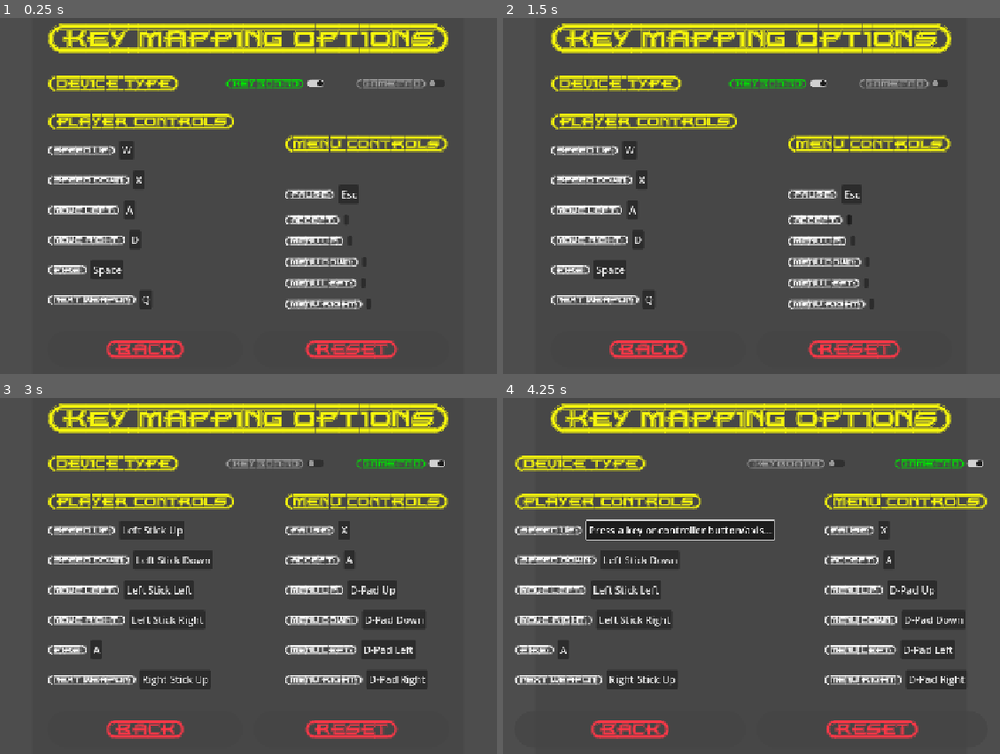
Above: before the commit, frames 1-4 (two rows, left to right).
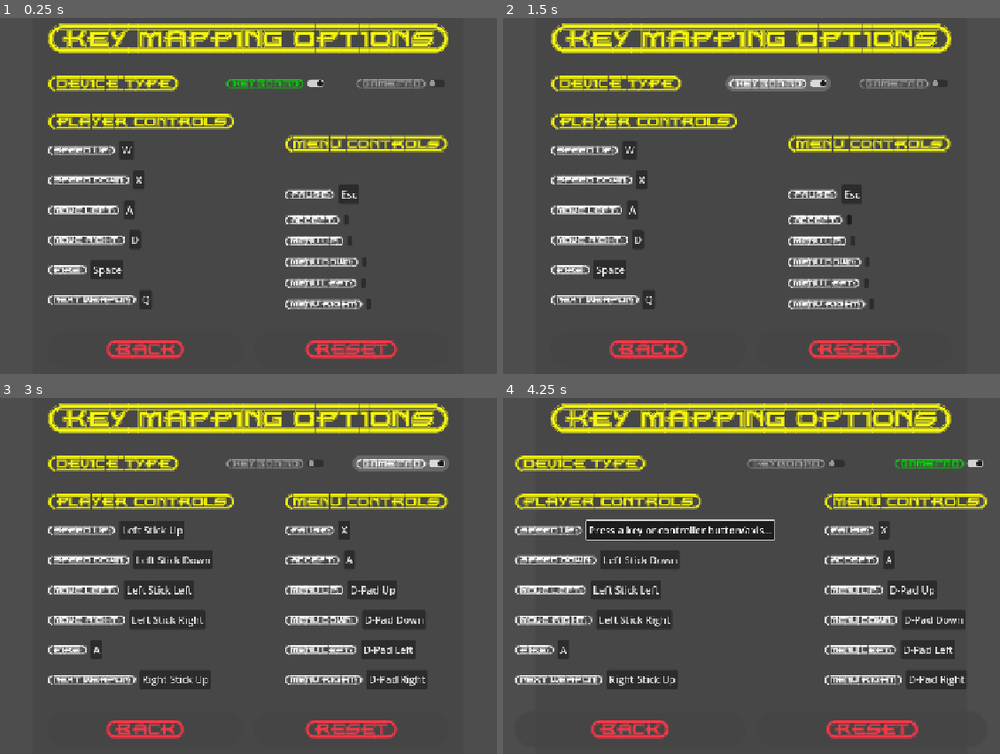
Above: after the commit, the same moments.

Repository: ikostan/SkyLockAssault
Game: Godot game, scene res://scenes/key_mapping_menu.tscn
Two runs of this game, one before a commit and one after it. Both use one fixed random seed, a clock stepped at 60 frames per second and the inputs below. This scene is started directly instead of the project's main scene. Video files are missing from this copy of the repository; at most half a second of black plays in their place. Sound files missing from this copy of the repository are replaced by a short silence.
Inputs (mouse positions are in pixels of both pictures, inside the frame that each line leads up to):
- Up to frame 1 (0.25 s): no input
- Up to frame 2 (1.5 s): click (850, 220) at 0.5 s; click "{KEYBOARD}" at 1.25 s
- Up to frame 3 (3 s): click (347, 600) at 2 s; click "{GAMEPAD}" at 2.75 s
- Up to frame 4 (4.25 s): click "Left Stick Up" at 3.5 s

The runs differ from the first frame. In frame 2, 0.8% of the frame differs, in the area x 44-66%, y 16-21%; in frame 3, 0.8%; in frame 4, nothing differs.

Commit message:
Enable Keyboard & D-Pad Navigation for Key Mapping Settings
[FEATURE] Enable D-Pad Navigation for Key Mapping Settings #407
[FEATURE] Enable Keyboard Navigation for Key Mapping Settings #406

Diff:
--- a/scenes/key_mapping_menu.tscn
+++ b/scenes/key_mapping_menu.tscn
@@ -11,9 +11,19 @@
 corner_radius_bottom_right = 20
 corner_radius_bottom_left = 20
 
-[sub_resource type="StyleBoxEmpty" id="StyleBoxEmpty_5b0ek"]
-
-[sub_resource type="StyleBoxEmpty" id="StyleBoxEmpty_312xi"]
+[sub_resource type="StyleBoxFlat" id="StyleBoxFlat_4k3vu"]
+bg_color = Color(0.6, 0.6, 0.6, 0.39215687)
+corner_radius_top_left = 40
+corner_radius_top_right = 40
+corner_radius_bottom_right = 40
+corner_radius_bottom_left = 40
+
+[sub_resource type="StyleBoxFlat" id="StyleBoxFlat_mxrmg"]
+bg_color = Color(0.6, 0.6, 0.6, 0.39215687)
+corner_radius_top_left = 40
+corner_radius_top_right = 40
+corner_radius_bottom_right = 40
+corner_radius_bottom_left = 40
 
 [sub_resource type="StyleBoxFlat" id="StyleBoxFlat_tmees"]
 bg_color = Color(0.2627451, 0.2627451, 0.2627451, 0.5882353)
@@ -36,7 +46,13 @@
 corner_radius_bottom_left = 40
 shadow_size = 5
 
-[sub_resource type="StyleBoxEmpty" id="StyleBoxEmpty_7mufp"]
+[sub_resource type="StyleBoxFlat" id="StyleBoxFlat_rhvir"]
+bg_color = Color(0.53333336, 0.6666667, 0.98039216, 0.3137255)
+corner_radius_top_left = 40
+corner_radius_top_right = 40
+corner_radius_bottom_right = 40
+corner_radius_bottom_left = 40
+shadow_size = 5
 
 [sub_resource type="StyleBoxFlat" id="StyleBoxFlat_5b0ek"]
 bg_color = Color(0.2627451, 0.2627451, 0.2627451, 0.5882353)
@@ -60,7 +76,13 @@
 corner_radius_bottom_left = 40
 shadow_size = 5
 
-[sub_resource type="StyleBoxEmpty" id="StyleBoxEmpty_rhvir"]
+[sub_resource type="StyleBoxFlat" id="StyleBoxFlat_hh2p6"]
+bg_color = Color(0.53333336, 0.6666667, 0.98039216, 0.3137255)
+corner_radius_top_left = 40
+corner_radius_top_right = 40
+corner_radius_bottom_right = 40
+corner_radius_bottom_left = 40
+shadow_size = 5
 
 [node name="KeyMappingMenu" type="CanvasLayer"]
 script = ExtResource("1_5b0ek")
@@ -121,15 +143,15 @@
 layout_mode = 2
 size_flags_horizontal = 6
 tooltip_text = "Keyboard"
+focus_neighbor_right = NodePath("../Gamepad")
+focus_neighbor_bottom = NodePath("../../KeyMapContainer/PlayerKeyMap/KeyMappingSpeedUp/SpeedUpInputRemap")
+focus_next = NodePath("../../KeyMapContainer/PlayerKeyMap/KeyMappingSpeedUp/SpeedUpInputRemap")
 theme_override_colors/font_color = Color(0.60784316, 0.60784316, 0.60784316, 1)
-theme_override_colors/font_focus_color = Color(0.60784316, 0.60784316, 0.60784316, 0.92156863)
-theme_override_colors/font_pressed_color = Color(0, 0.8784314, 0.007843138, 1)
-theme_override_colors/font_hover_color = Color(0.60784316, 0.60784316, 0.60784316, 0.92156863)
-theme_override_colors/font_hover_pressed_color = Color(0, 0.8784314, 0.007843138, 0.9019608)
+theme_override_colors/font_pressed_color = Color(0, 0.8784314, 0.007843138, 0.9019608)
 theme_override_colors/font_disabled_color = Color(0.60784316, 0.60784316, 0.60784316, 1)
 theme_override_fonts/font = ExtResource("1_rbr5m")
 theme_override_font_sizes/font_size = 20
-theme_override_styles/focus = SubResource("StyleBoxEmpty_5b0ek")
+theme_override_styles/focus = SubResource("StyleBoxFlat_4k3vu")
 button_pressed = true
 text = "{KEYBOARD}"
 
@@ -137,15 +159,16 @@
 layout_mode = 2
 size_flags_horizontal = 8
 tooltip_text = "Gamepad"
+focus_neighbor_left = NodePath("../Keyboard")
+focus_neighbor_bottom = NodePath("../../KeyMapContainer/MenuKeyMap/KeyMappingPause/PauseInputRemap")
+focus_next = NodePath("../../KeyMapContainer/MenuKeyMap/KeyMappingPause/PauseInputRemap")
+focus_previous = NodePath("../Keyboard")
 theme_override_colors/font_color = Color(0.60784316, 0.60784316, 0.60784316, 1)
-theme_override_colors/font_focus_color = Color(0.60784316, 0.60784316, 0.60784316, 0.92156863)
 theme_override_colors/font_pressed_color = Color(0, 0.8784314, 0.007843138, 1)
-theme_override_colors/font_hover_color = Color(0.60784316, 0.60784316, 0.60784316, 0.92156863)
-theme_override_colors/font_hover_pressed_color = Color(0, 0.8784314, 0.007843138, 0.9019608)
 theme_override_colors/font_disabled_color = Color(0.60784316, 0.60784316, 0.60784316, 1)
 theme_override_fonts/font = ExtResource("1_rbr5m")
 theme_override_font_sizes/font_size = 20
-theme_override_styles/focus = SubResource("StyleBoxEmpty_312xi")
+theme_override_styles/focus = SubResource("StyleBoxFlat_mxrmg")
 text = "{GAMEPAD}"
 
 [node name="KeyMapContainer" type="HBoxContainer" parent="Panel/Options"]
@@ -181,6 +204,10 @@
 [node name="SpeedUpInputRemap" type="Button" parent="Panel/Options/KeyMapContainer/PlayerKeyMap/KeyMappingSpeedUp"]
 layout_direction = 3
 layout_mode = 2
+focus_neighbor_top = NodePath("../../../../DeviceTypeContainer/Keyboard")
+focus_neighbor_right = NodePath("../../../MenuKeyMap/KeyMappingPause/PauseInputRemap")
+focus_neighbor_bottom = NodePath("../../KeyMappingSpeedDown/SpeedDownInputRemap")
+focus_next = NodePath("../../KeyMappingSpeedDown/SpeedDownInputRemap")
 theme_override_font_sizes/font_size = 18
 script = ExtResource("2_5b0ek")
 action = "speed_up"
@@ -198,6 +225,11 @@
 
 [node name="SpeedDownInputRemap" type="Button" parent="Panel/Options/KeyMapContainer/PlayerKeyMap/KeyMappingSpeedDown"]
 layout_mode = 2
+focus_neighbor_top = NodePath("../../KeyMappingSpeedUp/SpeedUpInputRemap")
+focus_neighbor_right = NodePath("../../../MenuKeyMap/KeyMappingAccept/AcceptInputRemap")
+focus_neighbor_bottom = NodePath("../../KeyMappingLeft/LeftInputRemap")
+focus_next = NodePath("../../KeyMappingLeft/LeftInputRemap")
+focus_previous = NodePath("../../KeyMappingSpeedUp/SpeedUpInputRemap")
 theme_override_font_sizes/font_size = 18
 script = ExtResource("2_5b0ek")
 action = "speed_down"
@@ -215,6 +247,11 @@
 
 [node name="LeftInputRemap" type="Button" parent="Panel/Options/KeyMapContainer/PlayerKeyMap/KeyMappingLeft"]
 layout_mode = 2
+focus_neighbor_left = NodePath("../../../MenuKeyMap/KeyMappingMenuUp/MenuUpInputRemap")
+focus_neighbor_top = NodePath("../../KeyMappingSpeedDown/SpeedDownInputRemap")
+focus_neighbor_bottom = NodePath("../../KeyMappingRight/RightInputRemap")
+focus_next = NodePath("../../KeyMappingRight/RightInputRemap")
+focus_previous = NodePath("../../KeyMappingSpeedDown/SpeedDownInputRemap")
 theme_override_font_sizes/font_size = 18
 script = ExtResource("2_5b0ek")
 action = "move_left"
@@ -232,6 +269,11 @@
 
 [node name="RightInputRemap" type="Button" parent="Panel/Options/KeyMapContainer/PlayerKeyMap/KeyMappingRight"]
 layout_mode = 2
+focus_neighbor_top = NodePath("../../KeyMappingLeft/LeftInputRemap")
+focus_neighbor_right = NodePath("../../../MenuKeyMap/KeyMappingMenuDown/MenuDownInputRemap")
+focus_neighbor_bottom = NodePath("../../KeyMappingFire/FireInputRemap")
+focus_next = NodePath("../../KeyMappingFire/FireInputRemap")
+focus_previous = NodePath("../../KeyMappingLeft/LeftInputRemap")
 theme_override_font_sizes/font_size = 18
 script = ExtResource("2_5b0ek")
 action = "move_right"
@@ -249,6 +291,11 @@
 
 [node name="FireInputRemap" type="Button" parent="Panel/Options/KeyMapContainer/PlayerKeyMap/KeyMappingFire"]
 layout_mode = 2
+focus_neighbor_top = NodePath("../../KeyMappingRight/RightInputRemap")
+focus_neighbor_right = NodePath("../../../MenuKeyMap/KeyMappingMenuLeft/MenuLeftInputRemap")
+focus_neighbor_bottom = NodePath("../../KeyMappingNextWeapon/NextWeaponInputRemap")
+focus_next = NodePath("../../KeyMappingNextWeapon/NextWeaponInputRemap")
+focus_previous = NodePath("../../KeyMappingRight/RightInputRemap")
 theme_override_font_sizes/font_size = 18
 script = ExtResource("2_5b0ek")
 action = "fire"
@@ -266,6 +313,11 @@
 
 [node name="NextWeaponInputRemap" type="Button" parent="Panel/Options/KeyMapContainer/PlayerKeyMap/KeyMappingNextWeapon"]
 layout_mode = 2
+focus_neighbor_top = NodePath("../../KeyMappingFire/FireInputRemap")
+focus_neighbor_right = NodePath("../../../MenuKeyMap/KeyMappingMenuRight/MenuRightInputRemap")
+focus_neighbor_bottom = NodePath("../../../../BtnContainer/ControlsBackButton")
+focus_next = NodePath("../../../MenuKeyMap/KeyMappingPause/PauseInputRemap")
+focus_previous = NodePath("../../KeyMappingFire/FireInputRemap")
 theme_override_font_sizes/font_size = 18
 script = ExtResource("2_5b0ek")
 action = "next_weapon"
@@ -297,6 +349,11 @@
 
 [node name="PauseInputRemap" type="Button" parent="Panel/Options/KeyMapContainer/MenuKeyMap/KeyMappingPause"]
 layout_mode = 2
+focus_neighbor_left = NodePath("../../../PlayerKeyMap/KeyMappingSpeedUp/SpeedUpInputRemap")
+focus_neighbor_top = NodePath("../../../../DeviceTypeContainer/Gamepad")
+focus_neighbor_bottom = NodePath("../../KeyMappingAccept/AcceptInputRemap")
+focus_next = NodePath("../../KeyMappingAccept/AcceptInputRemap")
+focus_previous = NodePath("../../../PlayerKeyMap/KeyMappingNextWeapon/NextWeaponInputRemap")
 theme_override_font_sizes/font_size = 18
 script = ExtResource("2_5b0ek")
 action = "pause"
@@ -314,6 +371,11 @@
 
 [node name="AcceptInputRemap" type="Button" parent="Panel/Options/KeyMapContainer/MenuKeyMap/KeyMappingAccept"]
 layout_mode = 2
+focus_neighbor_left = NodePath("../../../PlayerKeyMap/KeyMappingSpeedDown/SpeedDownInputRemap")
+focus_neighbor_top = NodePath("../../KeyMappingPause/PauseInputRemap")
+focus_neighbor_bottom = NodePath("../../KeyMappingMenuUp/MenuUpInputRemap")
+focus_next = NodePath("../../KeyMappingMenuUp/MenuUpInputRemap")
+focus_previous = NodePath("../../KeyMappingPause/PauseInputRemap")
 theme_override_font_sizes/font_size = 18
 script = ExtResource("2_5b0ek")
 action = "ui_accept"
@@ -331,6 +393,11 @@
 
 [node name="MenuUpInputRemap" type="Button" parent="Panel/Options/KeyMapContainer/MenuKeyMap/KeyMappingMenuUp"]
 layout_mode = 2
+focus_neighbor_left = NodePath("../../../PlayerKeyMap/KeyMappingLeft/LeftInputRemap")
+focus_neighbor_top = NodePath("../../KeyMappingAccept/AcceptInputRemap")
+focus_neighbor_bottom = NodePath("../../KeyMappingMenuDown/MenuDownInputRemap")
+focus_next = NodePath("../../KeyMappingMenuDown/MenuDownInputRemap")
+focus_previous = NodePath("../../KeyMappingAccept/AcceptInputRemap")
 theme_override_font_sizes/font_size = 18
 script = ExtResource("2_5b0ek")
 action = "ui_up"
@@ -348,6 +415,11 @@
 
 [node name="MenuDownInputRemap" type="Button" parent="Panel/Options/KeyMapContainer/MenuKeyMap/KeyMappingMenuDown"]
 layout_mode = 2
+focus_neighbor_left = NodePath("../../../PlayerKeyMap/KeyMappingRight/RightInputRemap")
+focus_neighbor_top = NodePath("../../KeyMappingMenuUp/MenuUpInputRemap")
+focus_neighbor_bottom = NodePath("../../KeyMappingMenuLeft/MenuLeftInputRemap")
+focus_next = NodePath("../../KeyMappingMenuLeft/MenuLeftInputRemap")
+focus_previous = NodePath("../../KeyMappingMenuUp/MenuUpInputRemap")
 theme_override_font_sizes/font_size = 18
 script = ExtResource("2_5b0ek")
 action = "ui_down"
@@ -365,6 +437,11 @@
 
 [node name="MenuLeftInputRemap" type="Button" parent="Panel/Options/KeyMapContainer/MenuKeyMap/KeyMappingMenuLeft"]
 layout_mode = 2
+focus_neighbor_left = NodePath("../../../PlayerKeyMap/KeyMappingFire/FireInputRemap")
+focus_neighbor_top = NodePath("../../KeyMappingMenuDown/MenuDownInputRemap")
+focus_neighbor_bottom = NodePath("../../KeyMappingMenuRight/MenuRightInputRemap")
+focus_next = NodePath("../../KeyMappingMenuRight/MenuRightInputRemap")
+focus_previous = NodePath("../../KeyMappingMenuDown/MenuDownInputRemap")
 theme_override_font_sizes/font_size = 18
 script = ExtResource("2_5b0ek")
 action = "ui_left"
@@ -382,6 +459,11 @@
 
 [node name="MenuRightInputRemap" type="Button" parent="Panel/Options/KeyMapContainer/MenuKeyMap/KeyMappingMenuRight"]
 layout_mode = 2
+focus_neighbor_left = NodePath("../../../PlayerKeyMap/KeyMappingNextWeapon/NextWeaponInputRemap")
+focus_neighbor_top = NodePath("../../KeyMappingMenuLeft/MenuLeftInputRemap")
+focus_neighbor_bottom = NodePath("../../../../BtnContainer/ControlResetButton")
+focus_next = NodePath("../../../../BtnContainer/ControlsBackButton")
+focus_previous = NodePath("../../KeyMappingMenuLeft/MenuLeftInputRemap")
 theme_override_font_sizes/font_size = 18
 script = ExtResource("2_5b0ek")
 action = "ui_right"
@@ -396,15 +478,19 @@
 size_flags_horizontal = 3
 size_flags_vertical = 3
 tooltip_text = "Back button"
+focus_neighbor_top = NodePath("../../KeyMapContainer/PlayerKeyMap/KeyMappingNextWeapon/NextWeaponInputRemap")
+focus_neighbor_right = NodePath("../ControlResetButton")
+focus_next = NodePath("../ControlResetButton")
+focus_previous = NodePath("../../KeyMapContainer/PlayerKeyMap/KeyMappingNextWeapon/NextWeaponInputRemap")
 theme_override_colors/font_color = Color(0.99215686, 0.21568628, 0.2784314, 1)
-theme_override_colors/font_focus_color = Color(0, 0, 0, 1)
+theme_override_colors/font_focus_color = Color(0.9607843, 0.9607843, 0.050980393, 1)
 theme_override_colors/font_hover_color = Color(0.9607843, 0.9607843, 0.050980393, 1)
 theme_override_fonts/font = ExtResource("1_rbr5m")
 theme_override_font_sizes/font_size = 35
 theme_override_styles/normal = SubResource("StyleBoxFlat_tmees")
 theme_override_styles/pressed = SubResource("StyleBoxFlat_ookuy")
 theme_override_styles/hover = SubResource("StyleBoxFlat_kgm0p")
-theme_override_styles/focus = SubResource("StyleBoxEmpty_7mufp")
+theme_override_styles/focus = SubResource("StyleBoxFlat_rhvir")
 text = "{BACK}"
 
 [node name="ControlResetButton" type="Button" parent="Panel/Options/BtnContainer"]
@@ -412,16 +498,20 @@
 size_flags_horizontal = 3
 size_flags_vertical = 3
 tooltip_text = "Reset button"
+focus_neighbor_left = NodePath("../ControlsBackButton")
+focus_neighbor_top = NodePath("../../KeyMapContainer/MenuKeyMap/KeyMappingMenuRight/MenuRightInputRemap")
+focus_neighbor_right = NodePath("../ControlsBackButton")
+focus_next = NodePath("../ControlsBackButton")
+focus_previous = NodePath("../ControlsBackButton")
 theme_override_colors/font_color = Color(0.99215686, 0.21568628, 0.2784314, 1)
-theme_override_colors/font_focus_color = Color(1, 0.19607843, 0.2784314, 0.98039216)
-theme_override_colors/font_pressed_color = Color(0.9607843, 0.9607843, 0.050980393, 0.9019608)
+theme_override_colors/font_focus_color = Color(0.9607843, 0.9607843, 0.050980393, 1)
 theme_override_colors/font_hover_color = Color(0.9607843, 0.9607843, 0.050980393, 1)
 theme_override_fonts/font = ExtResource("1_rbr5m")
 theme_override_font_sizes/font_size = 35
 theme_override_styles/normal = SubResource("StyleBoxFlat_5b0ek")
 theme_override_styles/pressed = SubResource("StyleBoxFlat_7mufp")
 theme_override_styles/hover = SubResource("StyleBoxFlat_0yqio")
-theme_override_styles/focus = SubResource("StyleBoxEmpty_rhvir")
+theme_override_styles/focus = SubResource("StyleBoxFlat_hh2p6")
 text = "{RESET}"
 
 [connection signal="toggled" from="Panel/Options/DeviceTypeContainer/Keyboard" to="." method="_on_keyboard_toggled"]
--- a/scripts/settings.gd
+++ b/scripts/settings.gd
@@ -61,6 +61,7 @@
 ## If migration is needed, saves the updated mappings.
 func _ready() -> void:
 	load_input_mappings()
+	_ensure_defaults_saved()
 	if _needs_migration:
 		save_input_mappings()  # Only save if upgrade needed (old format detected)
 		_needs_migration = false
